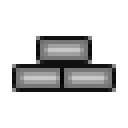
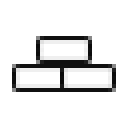
Revision of a layered 128px x 128px image; what changed, layer by layer:
pixels changed over left=16, top=40, right=112, bottom=88 (layer not identified)
